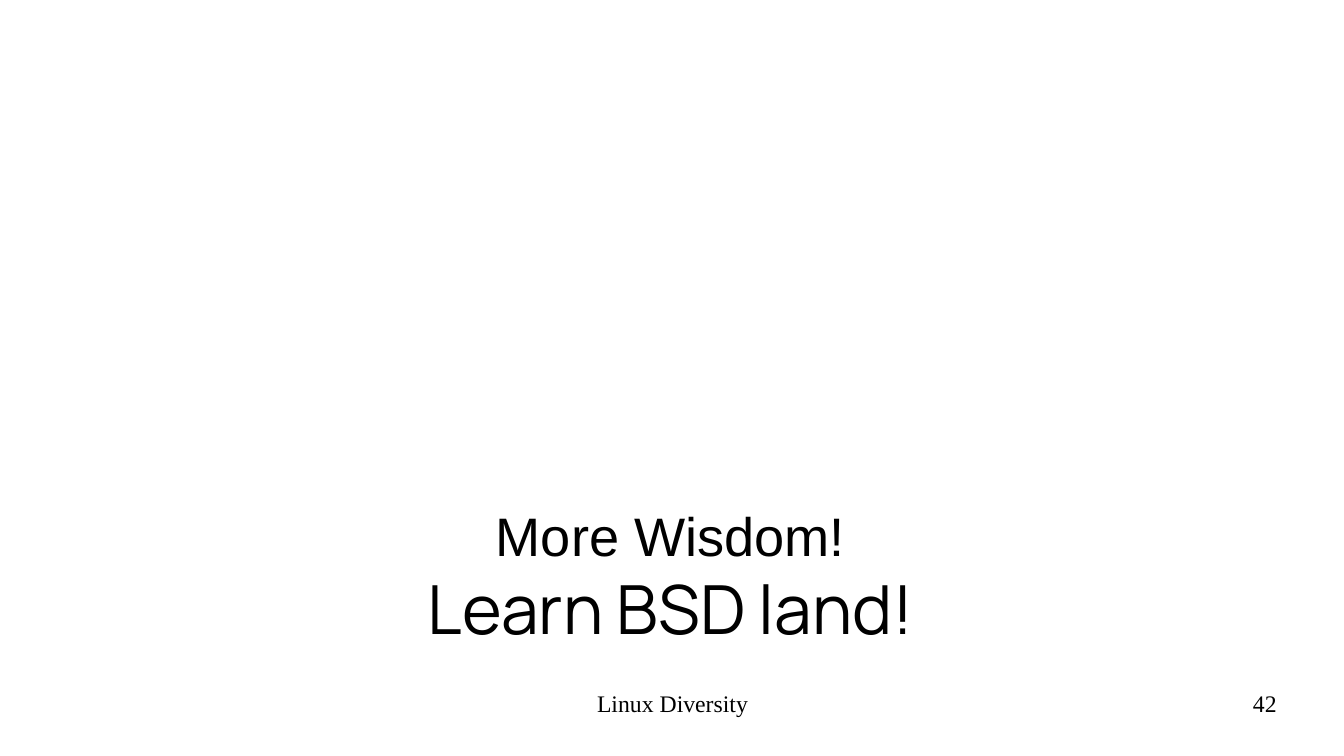
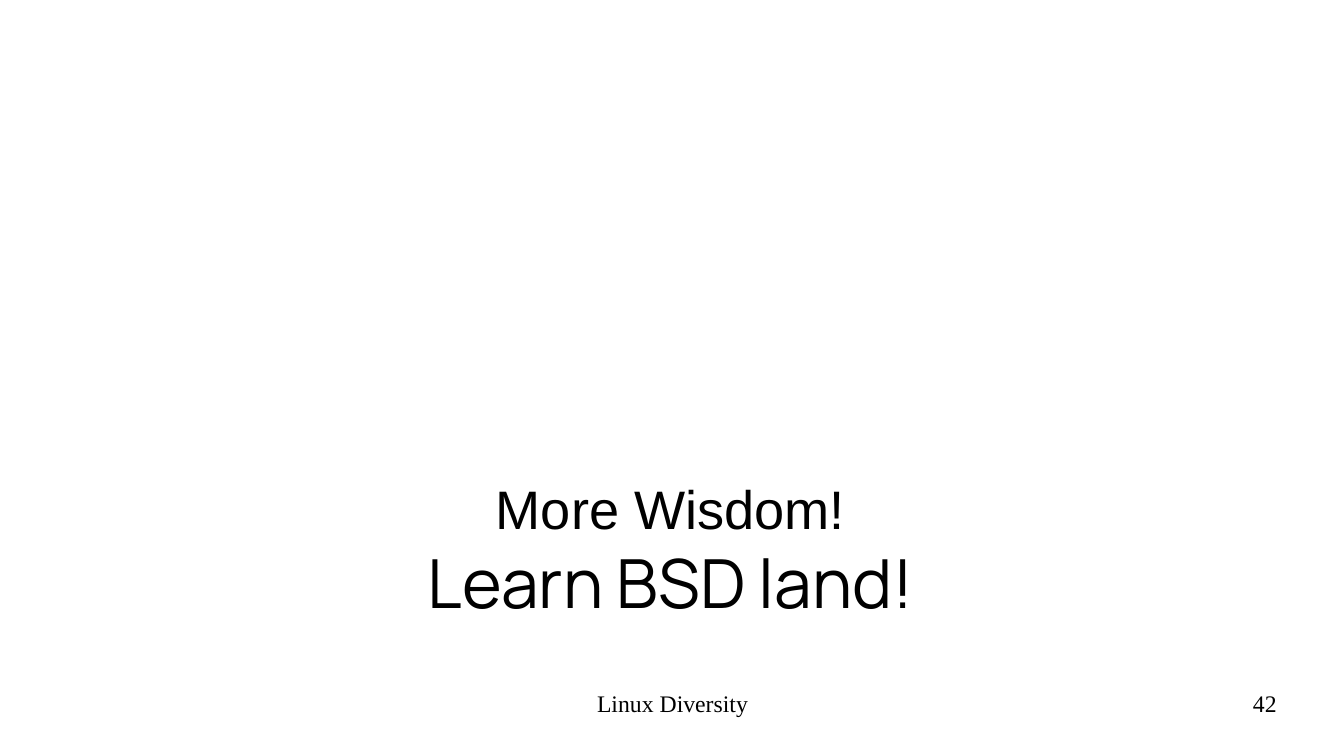
Before and after one commit to epsi-rns/epsi-rns.github.io, a slide deck: slide 42 of assets/posts/system/2020/02/presentation-linux-diversity.odp. Drawn at 1344x756 pixels with LibreOffice and Linux fonts; fonts in the diff are those of the drawing; background and template pictures are left out. Boxes give left, top, right and bottom in pixels: in the first picture for what was removed or moved away, otherwise in the second. Text is boxed around its words. In the diff, an @@ line names an element or a change of style, - is before the commit and + after.

```diff
--- a/assets/posts/system/2020/02/presentation-linux-diversity.odp
+++ b/assets/posts/system/2020/02/presentation-linux-diversity.odp
@@ subtitle "More Wisdom!": place and size @@
-subtitle "More Wisdom!" at <box>428,516,914,635</box>
+subtitle "More Wisdom!" at <box>428,489,914,609</box>
```
Also in this commit, not shown: 14 other slides changed, 1 other file.
